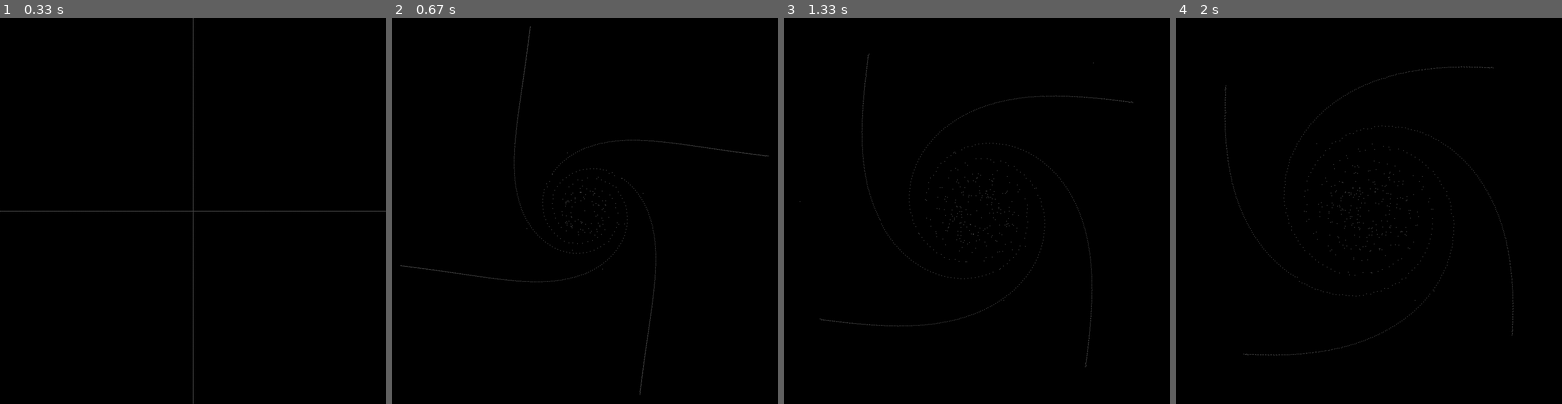
Above: before the commit, frames 1-4 (left to right).
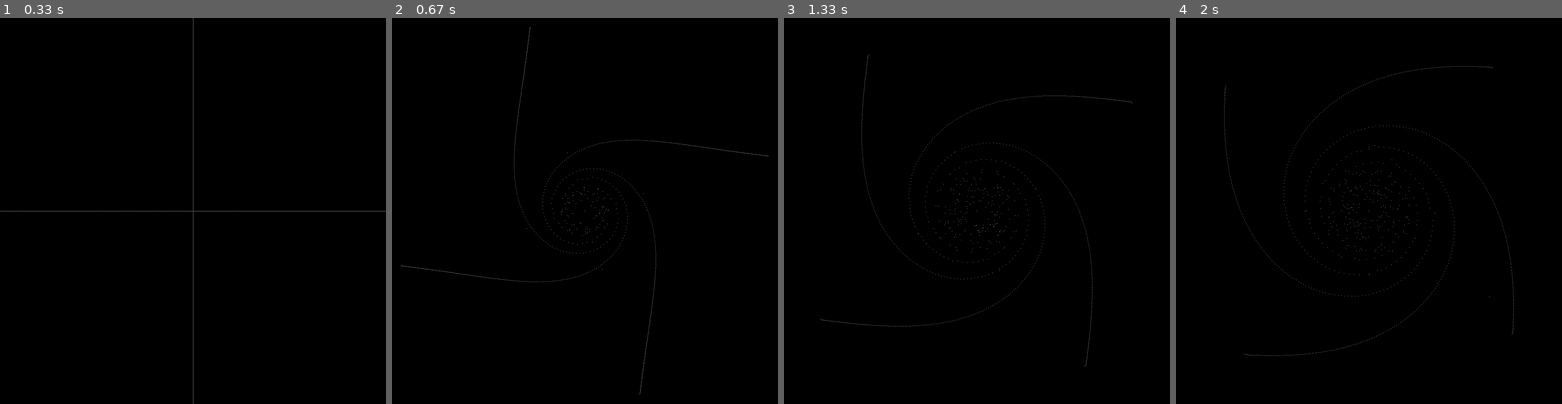
Above: after the commit, the same moments.

Repository: gandie/pyGravity
Game: pygame game, started from cygravity/pygame_bh.py
Same seed, same stepped clock (60 frames per second), same inputs: the game is played once before the commit and once after it.
Inputs:
- Up to frame 1 (0.33 s): no input
- Up to frame 2 (0.67 s): hold Up from 0.33 s (still down)
- Up to frame 3 (1.33 s): release Up at 0.8 s; hold Down 0.83-1.13 s; hold Up from 1.17 s (still down)
- Up to frame 4 (2 s): release Up at 1.53 s; hold Down 1.57-1.93 s; hold Up from 1.97 s (still down)

Frame 1 is identical in both runs. In frame 2, 0.2% of the frame differs, in the area x 2-98%, y 2-98%; in frame 3, 0.5%; in frame 4, 0.5%, in the area x 12-88%, y 12-88%.

Commit message:
More cython improvements and annotation

Diff:
--- a/cygravity/pygame_bh.py
+++ b/cygravity/pygame_bh.py
@@ -27,7 +27,7 @@
     clock = pygame.time.Clock()
 
     draw_boxes = False
-    engine = Engine(size=1000, phi=1)
+    engine = Engine(size=1000, phi=.5)
 
     SUNMASS = 1000000
 
--- a/cygravity/setup.py
+++ b/cygravity/setup.py
@@ -2,5 +2,8 @@
 from Cython.Build import cythonize
 
 setup(
-    ext_modules = cythonize("engine_bh.pyx")
+    ext_modules = cythonize(
+        "engine_bh.pyx",
+        annotate=True
+    )
 )
Not shown, added: cygravity/engine_bh.html
Not shown, changed: cygravity/engine_bh.pyx
